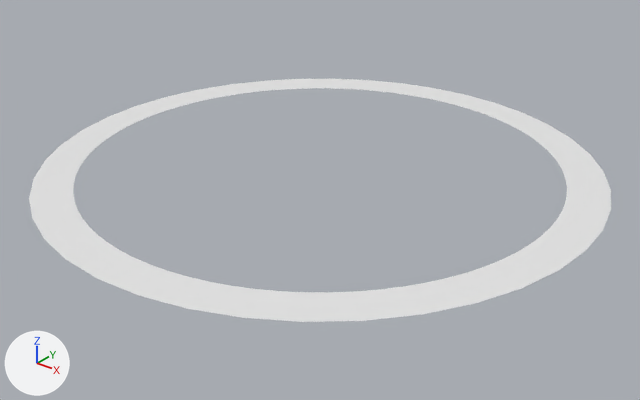
What one commit did to the FBX model 3D Assets/Fx/pref_fx_Cramorant_spellU_warning_e_lv3/pref_fx_Cramorant_spellU_warning_e_lv3.fbx.
Rendered twice from a camera (50 mm lens) standing at (0.227, -0.283, 0.159) and looking at (0.004, -0.005, -0.014). Lighting does not change. The marker at lower left points along +X, +Y and +Z. Where no turn or scale is listed for an object, it has been applied to the vertices.

The scene before the commit, as lines of its bpy script (objects in view):
```python
me_m4_add = bpy.data.meshes.new('m4_add')
me_m4_add.from_pydata(...)  # 82 vertices, 80 faces; spans x -0.124..0.124, y -0.124..0.124, z 0.0
me_m4_add.polygons.foreach_set('use_smooth', [True] * 80)
me_m4_add.materials.append(mat_mat_fx_0845_ring_03_e_xz)  # white #e7e7e7
me_m4_alpha = bpy.data.meshes.new('m4_alpha')
me_m4_alpha.from_pydata(...)  # 243 vertices, 320 faces; spans x -13.6..13.6, y -13.6..13.6, z 0.0
me_m4_alpha.polygons.foreach_set('use_smooth', [True] * 320)
me_m4_alpha.materials.append(mat_mat_fx_0845_ringalpha_01_e_xz)  # white #e7e7e7
ob_m4_add = bpy.data.objects.new('m4_add', me_m4_add)
ob_m4_add.location = (0.0, 0.0, 0.0)
ob_m4_alpha = bpy.data.objects.new('m4_alpha', me_m4_alpha)
ob_m4_alpha.parent = ob_gameobject
ob_m4_alpha.location = (0.0, 0.000158, 0.0)
ob_m4_alpha.rotation_euler = (-1.571, 0.0, 0.0)  # degrees (-90, 0, 0)
ob_m4_alpha.scale = (0.588, 0.588, 0.588)
```
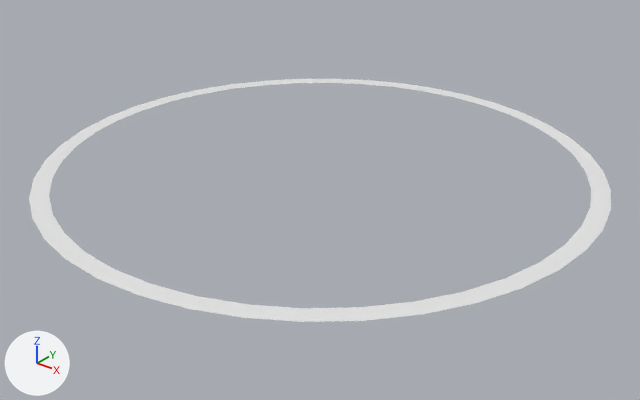
What differs and where, as boxes [x1, y1, x2, y2] in the pictures (640 x 400 px):
'm4_alpha', no longer drawn: before [40, 81, 601, 315]

Edits to the bpy script that builds the scene:
```text
Change ob_m4_alpha:
    ob_m4_alpha: bpy.data.objects.new('m4_alpha', me_m4_alpha) -> bpy.data.objects.new('m4_alpha', None)
```
